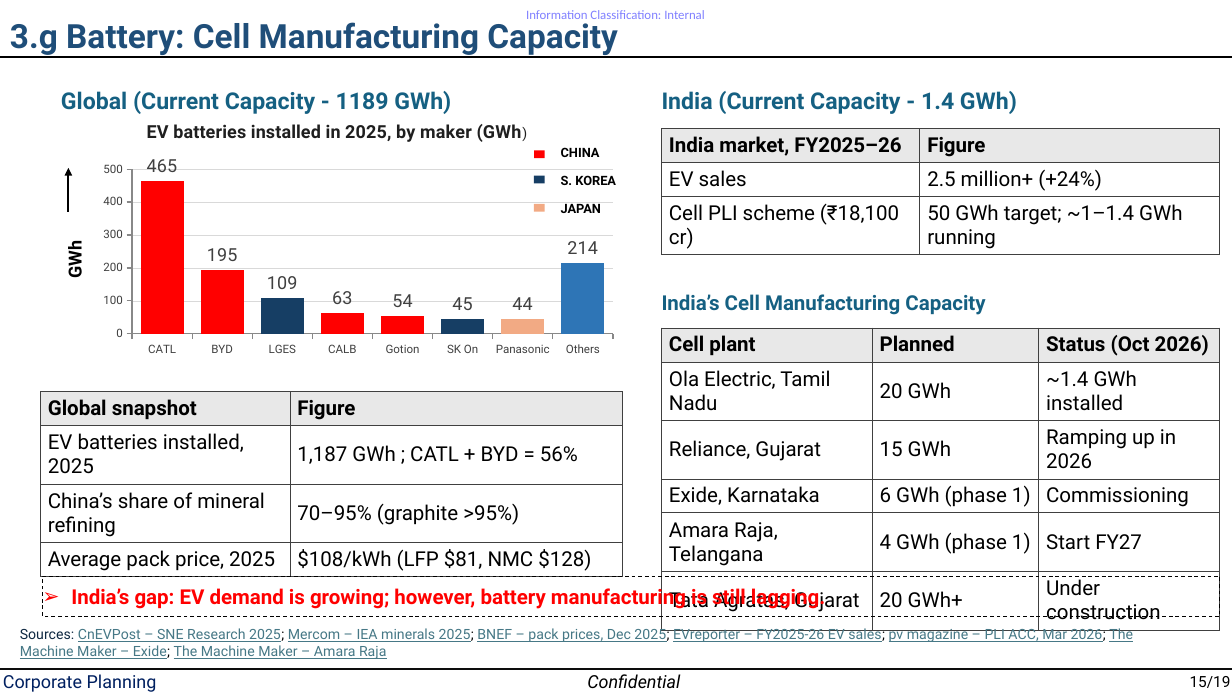
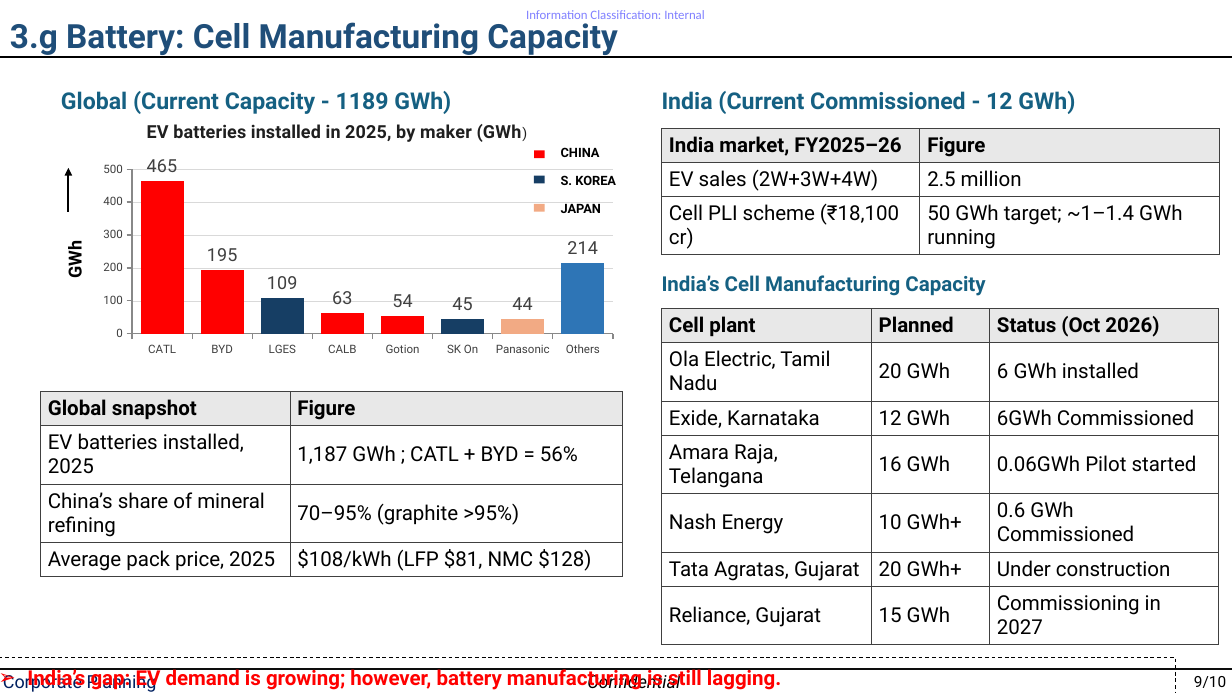
Before and after one commit to Crypto-ashish/bess, a slide deck: slide 15 of EV study 10nov.pptx. Drawn at 1232x693 pixels with LibreOffice and Linux fonts; fonts in the diff are those of the drawing. Boxes give left, top, right and bottom in pixels: in the first picture for what was removed or moved away, otherwise in the second. Text is boxed around its words. In the diff, an @@ line names an element or a change of style, - is before the commit and + after.

```diff
--- a/EV study 10nov.pptx
+++ b/EV study 10nov.pptx
@@ text at (x1=662, y1=91, x2=1075, y2=114): text changed @@
-India (Current Capacity - 1.4 GWh)
+India (Current Commissioned - 12 GWh)
@@ table at (x1=662, y1=128, x2=1220, y2=255) @@
-row 2, column 1: EV sales
+row 2, column 1: EV sales (2W+3W+4W)
-row 2, column 2: 2.5 million+ (+24%)
+row 2, column 2: 2.5 million
@@ text "India’s Cell Manufacturing Capacity" moved from (x1=662, y1=294, x2=985, y2=315) to (x1=662, y1=275, x2=985, y2=296) @@
@@ table at (x1=662, y1=309, x2=1219, y2=639) @@
-row 2, column 3: ~1.4 GWh installed
+row 2, column 3: 6 GWh installed
-row 3: Reliance, Gujarat | 15 GWh | Ramping up in 2026
+row 3: Exide, Karnataka | 12 GWh | 6GWh Commissioned
-row 4: Exide, Karnataka | 6 GWh (phase 1) | Commissioning
+row 4: Amara Raja, Telangana | 16 GWh | 0.06GWh Pilot started
-row 5: Amara Raja, Telangana | 4 GWh (phase 1) | Start FY27
+row 5: Nash Energy | 10 GWh+ | 0.6 GWh Commissioned
+row 7: Reliance, Gujarat | 15 GWh | Commissioning in 2027
@@ table resized from (x1=662, y1=328, x2=1220, y2=624) to (x1=662, y1=309, x2=1219, y2=639) @@
@@ text removed at (x1=20, y1=626, x2=1133, y2=659) @@
-Sources: CnEVPost – SNE Research 2025; Mercom – IEA minerals 2025; BNEF – pack prices, Dec 2025; EVreporter – FY2025-26 EV sales; pv magazine – PLI ACC, Mar 2026; The Machine Maker – Exide; The Machine Maker – Amara Raja
@@ rectangle "India’s gap: EV demand is ..." resized from (x1=43, y1=577, x2=1220, y2=617) to (x1=0, y1=657, x2=1176, y2=693) @@
@@ text at (x1=1194, y1=676, x2=1226, y2=688): text changed @@
-15/19
+9/10
```
